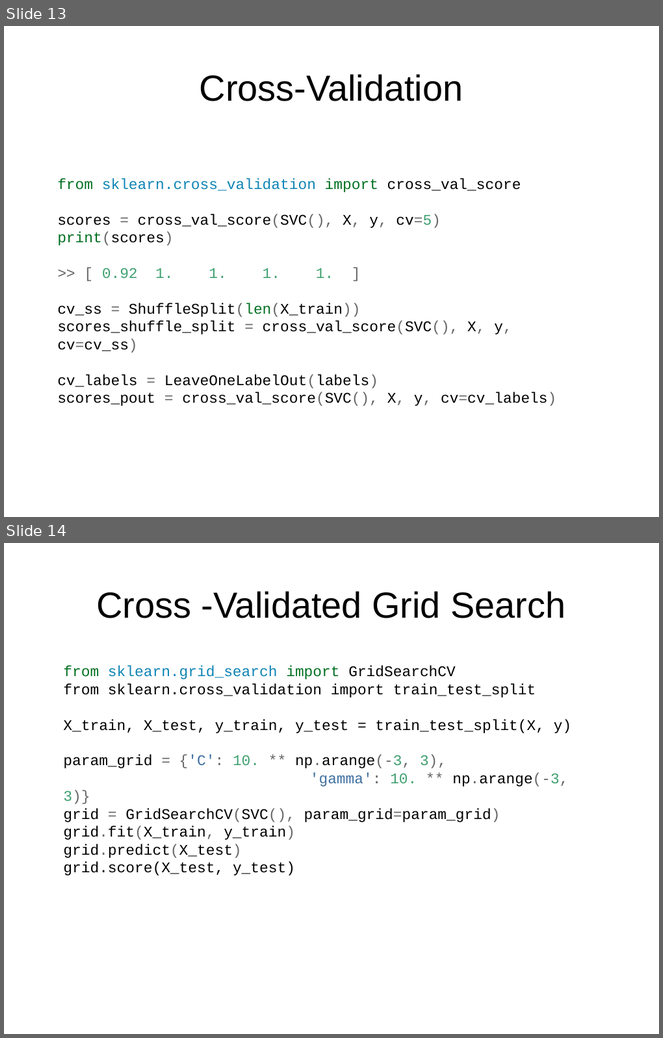
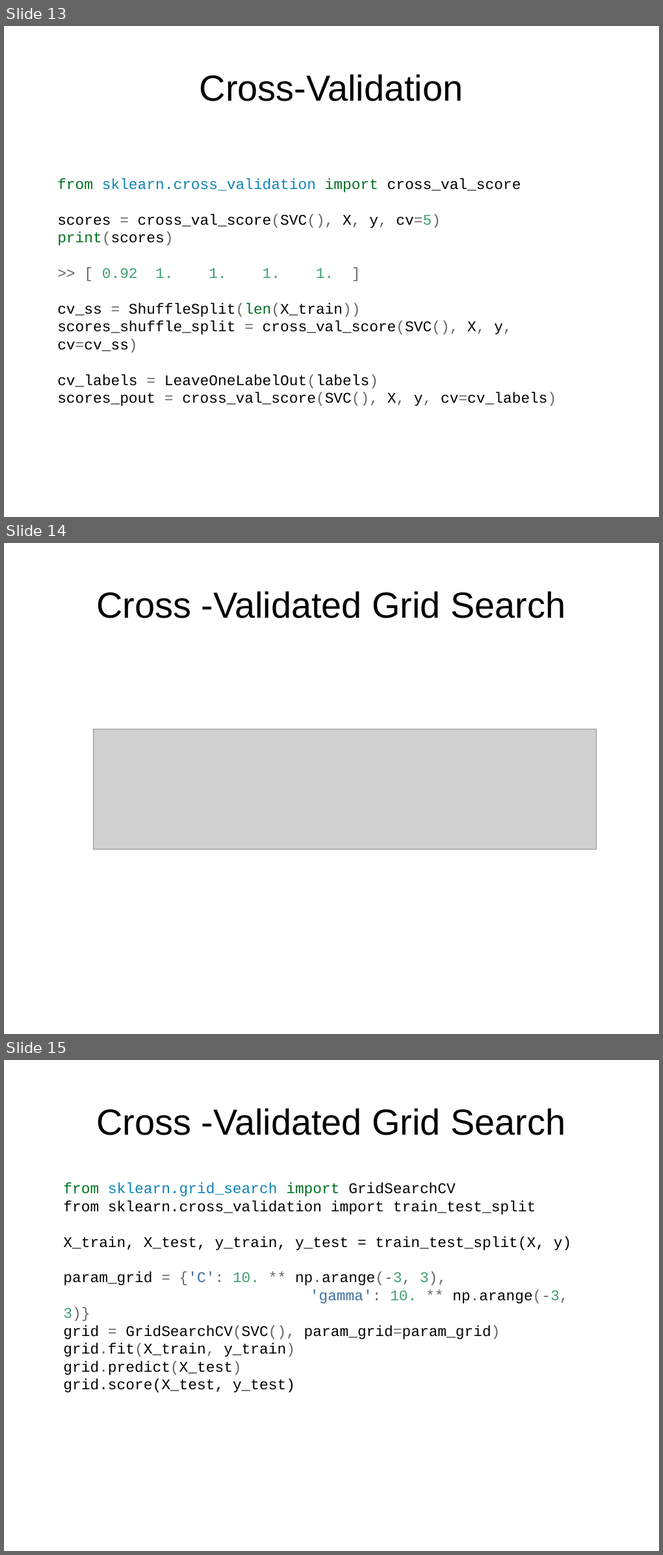
Before and after one commit to amueller/talks_odt, a slide deck: nyc-open-data-2015-andvanced-sklearn.odp. Shown one above the other, each under a label of ours: slides 13 and 14 before the commit, slides 13, 14 and 15 after it. The pictures are 663x1038 and 663x1555 pixels, drawn with LibreOffice and Linux fonts; fonts in the diff are those of the drawing; grey boxes stand for pictures. Boxes give left, top, right and bottom in pixels: in the first picture for what was removed or moved away, otherwise in the second. Text is boxed around its words. In the diff, an @@ line names an element or a change of style, - is before the commit and + after.

```diff
--- a/nyc-open-data-2015-andvanced-sklearn.odp
+++ b/nyc-open-data-2015-andvanced-sklearn.odp
@@ slide 14 added at (4,543,659,1034), background #FFFFFF @@
@@ title added at (96,591,566,618), 44 pt, text #000000 @@
+Cross -Validated Grid Search
@@ picture added at (93,729,597,850) @@
@@ what was slide 14 is now slide 15 @@
```
Also in this commit, not shown: 15 slides changed, 4 other slides added, 4 slides removed.
